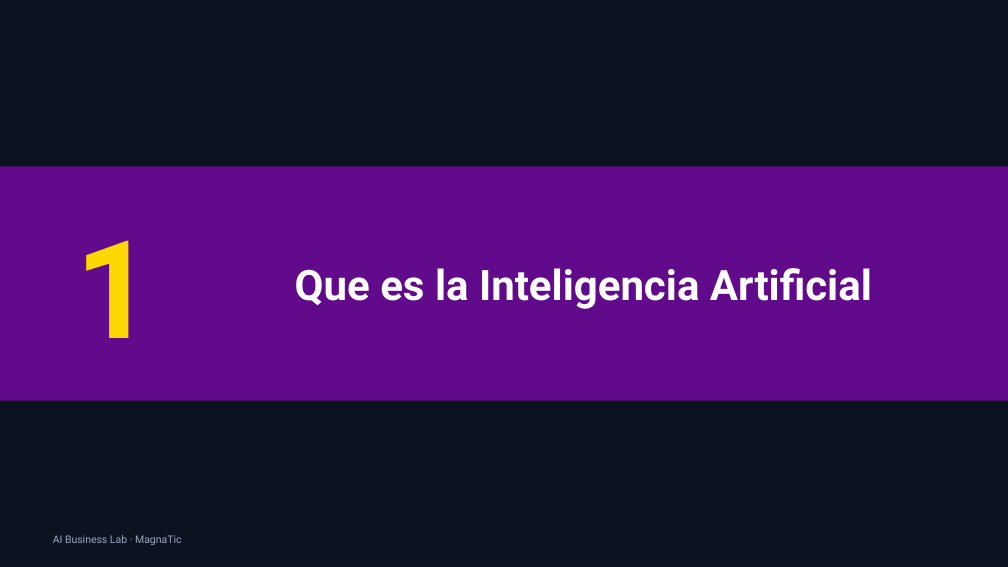
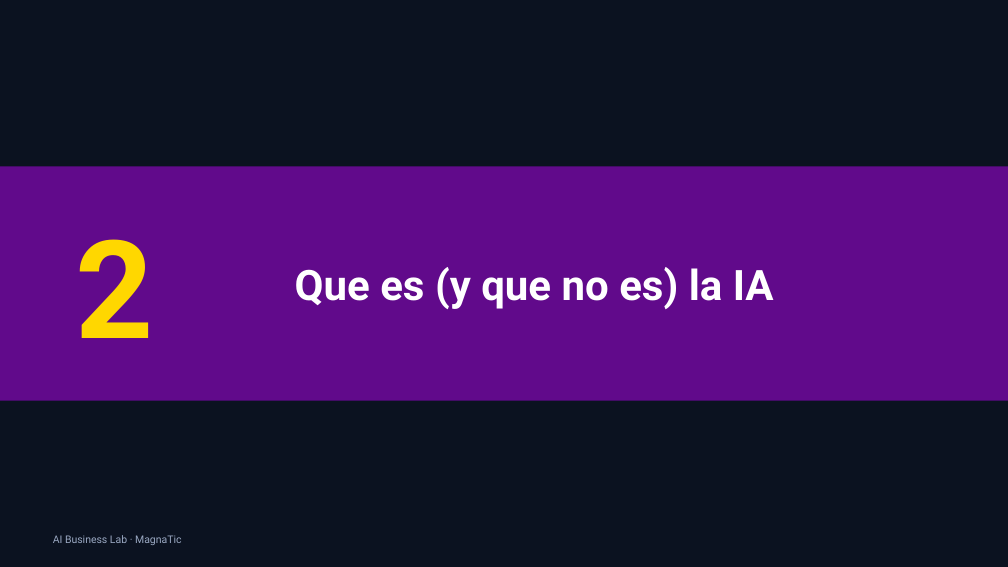
Before and after one commit to xander0408/CURSOS, a slide deck: slide 20 of AI-Business-Lab-Presentacion.pptx (slide 4 before the commit). Drawn at 1008x567 pixels with LibreOffice and Linux fonts; fonts in the diff are those of the drawing. Boxes give left, top, right and bottom in pixels: in the first picture for what was removed or moved away, otherwise in the second. Text is boxed around its words. In the diff, an @@ line names an element or a change of style, - is before the commit and + after.

```diff
--- a/AI-Business-Lab-Presentacion.pptx
+++ b/AI-Business-Lab-Presentacion.pptx
@@ text at box(75, 239, 153, 338): text changed @@
-1
+2
@@ text at box(295, 267, 774, 309): text changed @@
-Que es la Inteligencia Artificial
+Que es (y que no es) la IA
```
Also in this commit, not shown: 9 other slides changed, 19 slides added, 2 slides removed, 58 other files.
